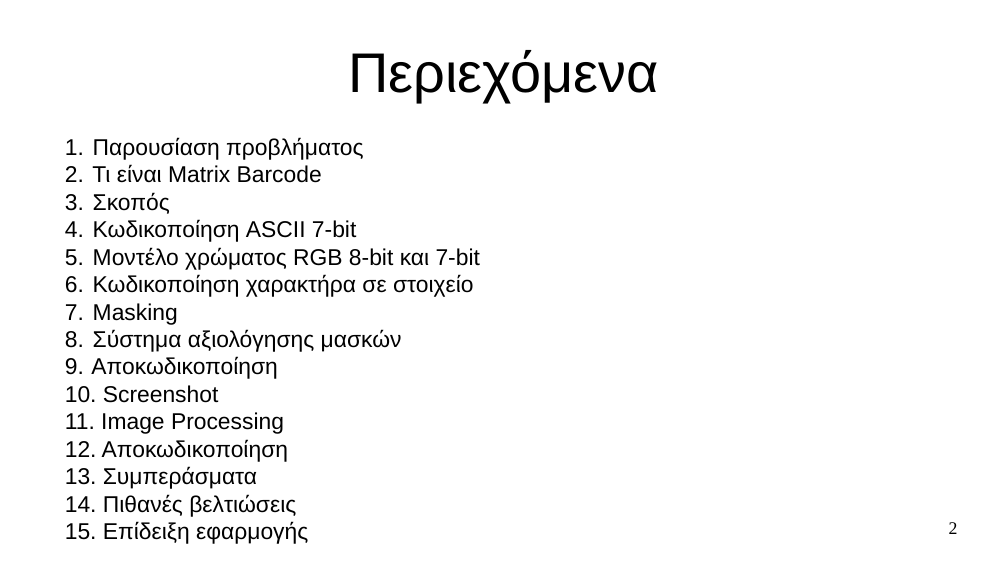
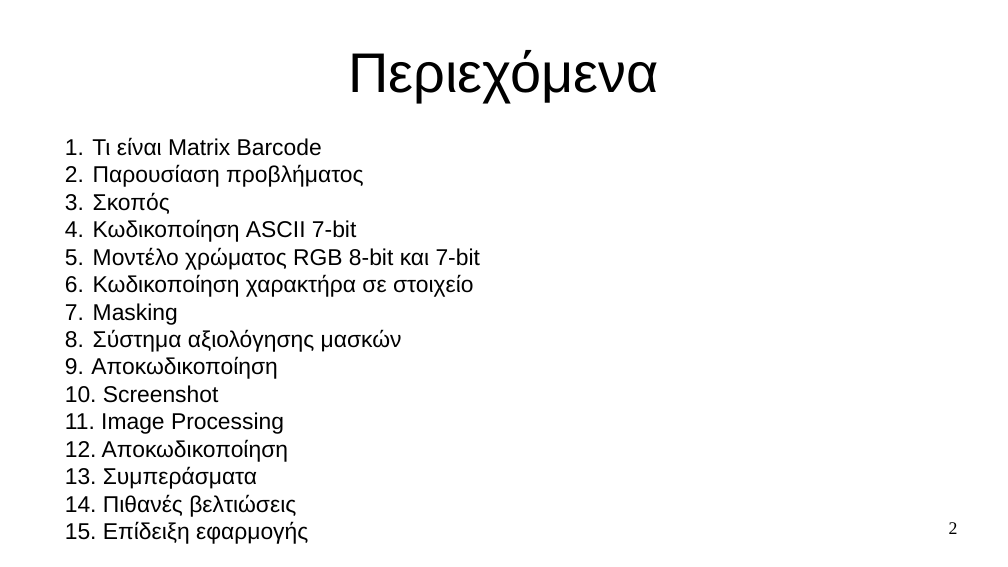
Before and after one commit to pevanget/Trigonix, a slide deck: slide 2 of Trigonix/Documentation/Παρουσίαση.odp. Drawn at 1008x567 pixels with LibreOffice and Linux fonts; fonts in the diff are those of the drawing. Boxes give left, top, right and bottom in pixels: in the first picture for what was removed or moved away, otherwise in the second. Text is boxed around its words. In the diff, an @@ line names an element or a change of style, - is before the commit and + after.

```diff
--- a/Trigonix/Documentation/Παρουσίαση.odp
+++ b/Trigonix/Documentation/Παρουσίαση.odp
@@ subtitle at box(92, 137, 322, 156): paragraph added @@
+1. Τι είναι Matrix Barcode
@@ subtitle at box(92, 164, 322, 183): paragraph removed @@
-2. Τι είναι Matrix Barcode
```
Also in this commit, not shown: 1 other slide changed, 7 slides added, 2 slides removed, 4 other files.
